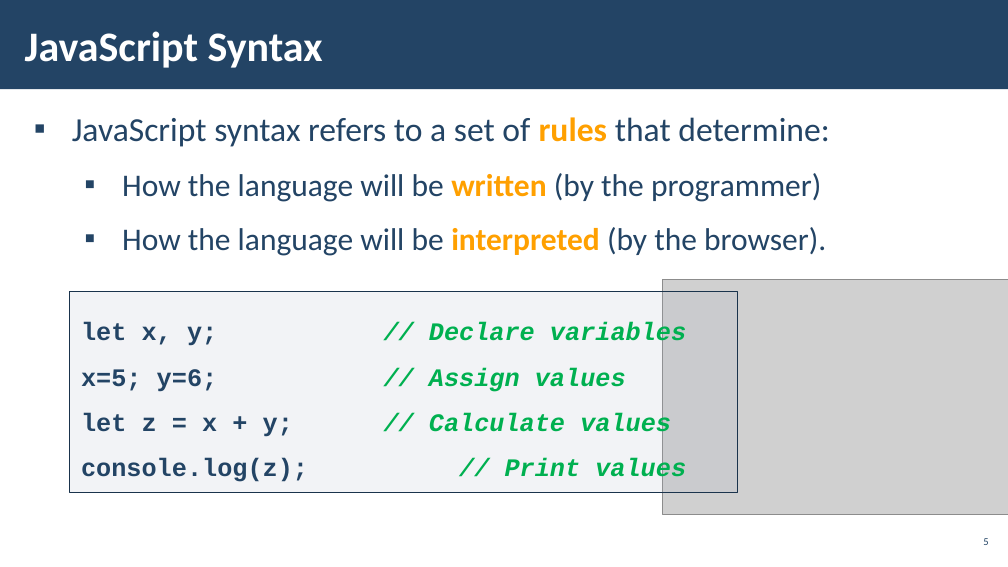
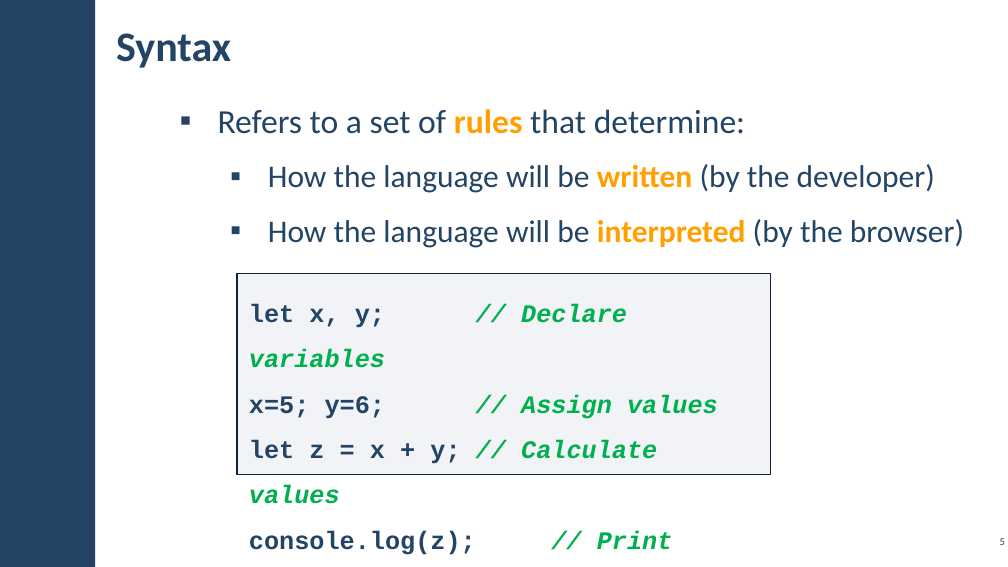
Before and after one commit to pirocorp/JS-Essentials, a slide deck: slide 5 of 01. JAVASCRIPT SYNTAX AND OPERATORS/01. JS-Fundamentals-JavaScript-Syntax-and-Operators.pptx. Drawn at 1008x567 pixels with LibreOffice and Linux fonts; fonts in the diff are those of the drawing; grey boxes stand for pictures; background and template pictures are left out. Boxes give left, top, right and bottom in pixels: in the first picture for what was removed or moved away, otherwise in the second. Text is boxed around its words. In the diff, an @@ line names an element or a change of style, - is before the commit and + after.

```diff
--- a/01. JAVASCRIPT SYNTAX AND OPERATORS/01. JS-Fundamentals-JavaScript-Syntax-and-Operators.pptx
+++ b/01. JAVASCRIPT SYNTAX AND OPERATORS/01. JS-Fundamentals-JavaScript-Syntax-and-Operators.pptx
@@ rectangle removed at [0,0,1008,89] @@
@@ rectangle added at [0,0,95,567], fill #234465 @@
@@ title at [116,33,231,68]: text changed; text colour #FFFFFF to #234465 @@
-JavaScript Syntax
+Syntax
@@ text at [218,109,964,248]: text changed @@
-▪ JavaScript syntax refers to a set of rules that determine:
-  ▪ How the language will be written (by the programmer)
-  ▪ How the language will be interpreted (by the browser).
+▪ Refers to a set of rules that determine:
+  ▪ How the language will be written (by the developer)
+  ▪ How the language will be interpreted (by the browser)
@@ rectangle "let x, y; // Declare ...": place and size @@
-rectangle "let x, y; // Declare ..." at [69,292,737,493]
+rectangle "let x, y; // Declare ..." at [237,273,771,474]
@@ rectangle "let x, y; // Declare ..." at [237,273,771,474]: outline #1A334C 1 pt to #112233 1 pt @@
@@ picture removed at [662,280,1008,514] @@
@@ page number: place and size @@
-page number at [983,538,988,545]
+page number at [1000,538,1005,545]
```
Also in this commit, not shown: 26 other slides changed, 35 slides added, 13 slides removed.
